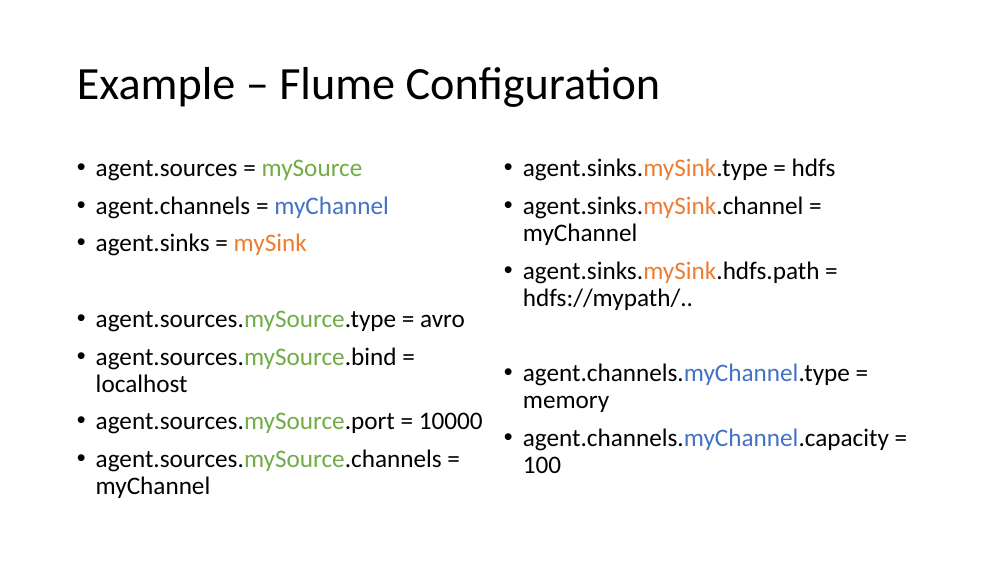
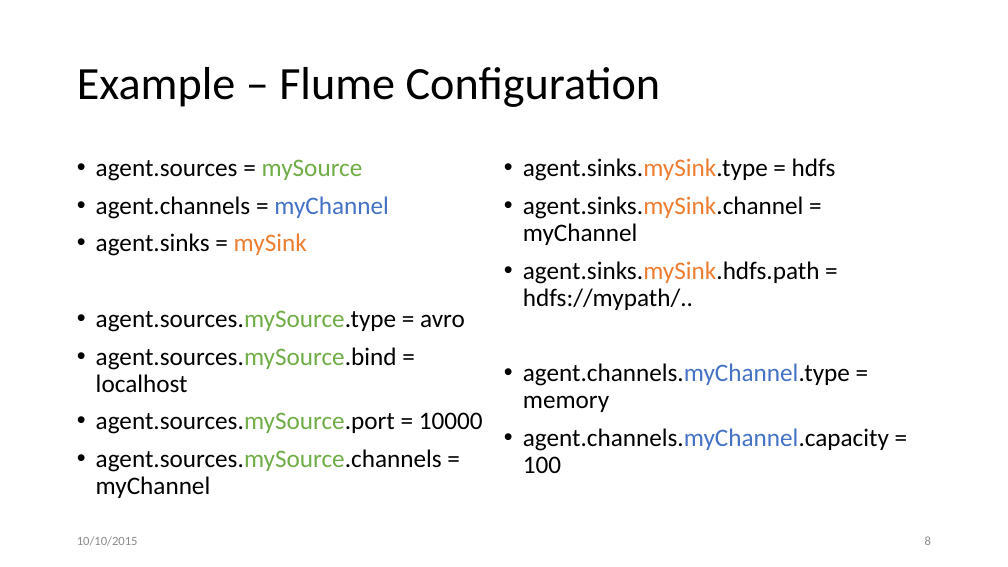
Before and after one commit to ckuka/SHDS, a slide deck: slide 8 of slides/ShanghaiDataScience_201509.pptx. Drawn at 1008x567 pixels with LibreOffice and Linux fonts; fonts in the diff are those of the drawing. Boxes give left, top, right and bottom in pixels: in the first picture for what was removed or moved away, otherwise in the second. Text is boxed around its words. In the diff, an @@ line names an element or a change of style, - is before the commit and + after.

```diff
--- a/slides/ShanghaiDataScience_201509.pptx
+++ b/slides/ShanghaiDataScience_201509.pptx
@@ text added at box(77, 536, 138, 546), 12 pt, text #8C8C8C @@
+10/10/2015
@@ page number added at box(925, 536, 931, 545), 12 pt, text #8C8C8C @@
+8
```
Also in this commit, not shown: 9 other slides changed, 7 slides added, 2 slides removed.
